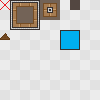
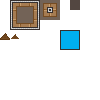
Revision of a layered 100x100 image; what changed, layer by layer:
painted on "Layer 2" over bbox(10, 33, 20, 40)
hid "Layer 1" over bbox(0, 0, 100, 100)
